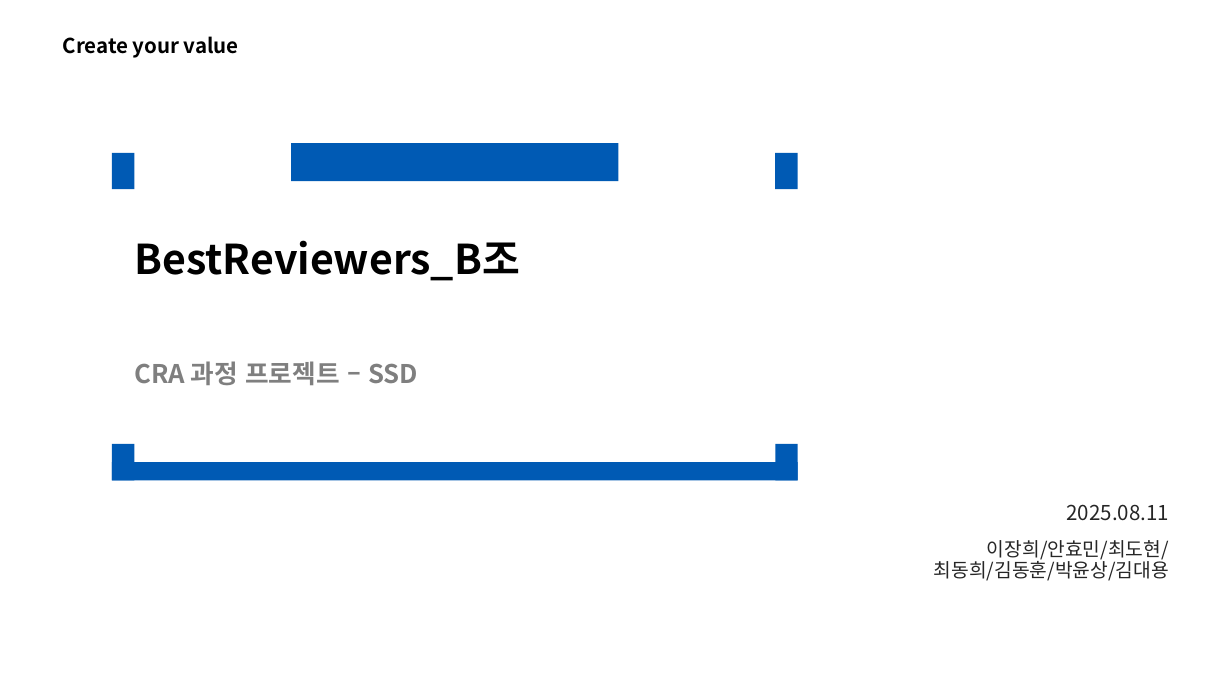
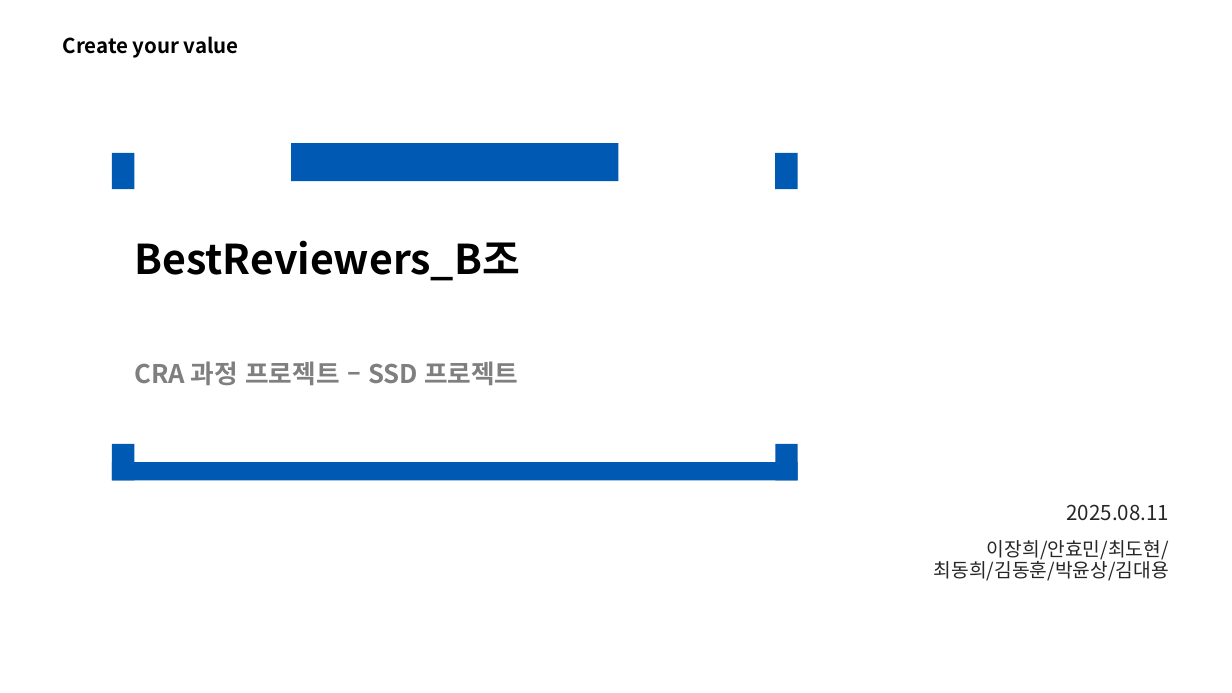
Before and after one commit to Hyominii/ssd, a slide deck: slide 1 of SSD_B_BestReviewer.pptx. Drawn at 1232x693 pixels with LibreOffice and Linux fonts; fonts in the diff are those of the drawing. Boxes give left, top, right and bottom in pixels: in the first picture for what was removed or moved away, otherwise in the second. Text is boxed around its words. In the diff, an @@ line names an element or a change of style, - is before the commit and + after.

```diff
--- a/SSD_B_BestReviewer.pptx
+++ b/SSD_B_BestReviewer.pptx
@@ text at [134,361,519,385]: text changed @@
-CRA 과정 프로젝트 – SSD
+CRA 과정 프로젝트 – SSD 프로젝트
```
Also in this commit, not shown: 7 other slides changed.
